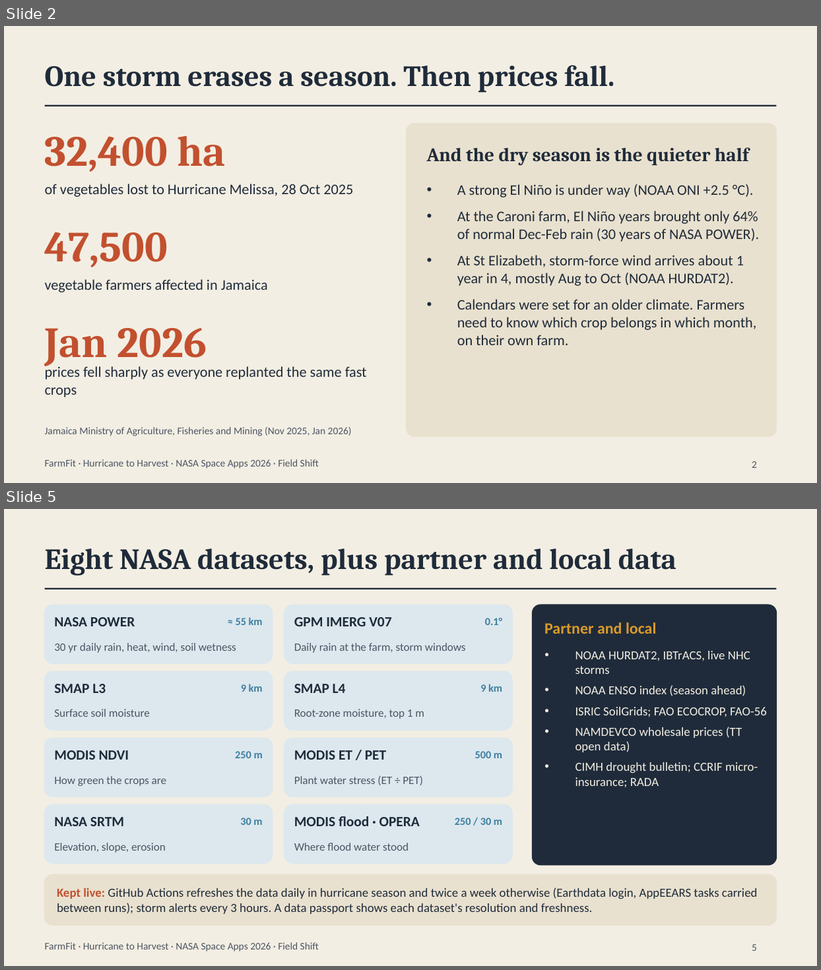
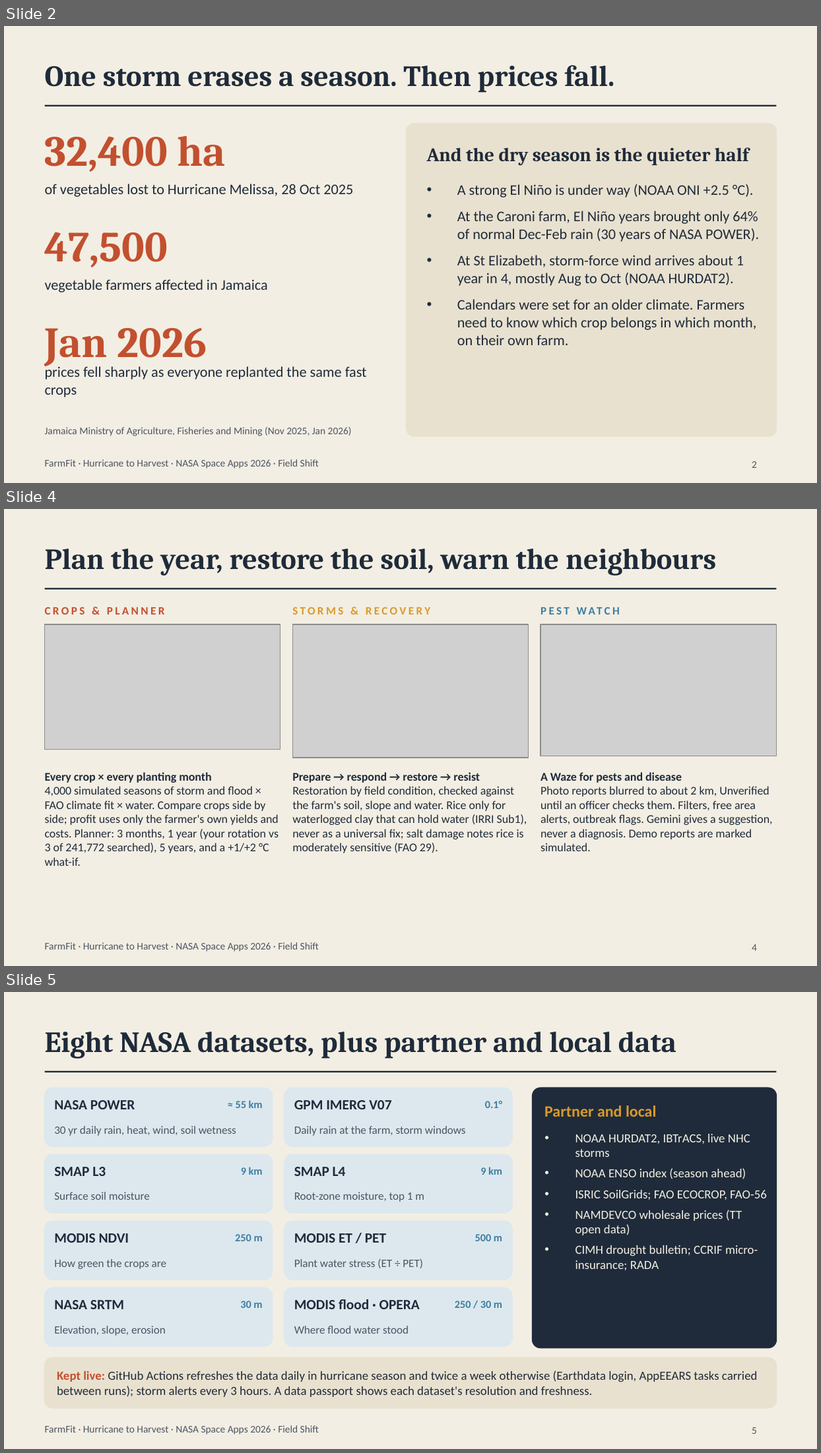
Before and after one commit to keydahknow/FarmFit, a slide deck: docs/FarmFit_Hurricane_to_Harvest.pptx. Shown one above the other, each under a label of ours: slides 2 and 5 before the commit, slides 2, 4 and 5 after it; the slides between them are not shown. The pictures are 821x970 and 821x1453 pixels, drawn with LibreOffice and Linux fonts; fonts in the diff are those of the drawing; grey boxes stand for pictures. Boxes give left, top, right and bottom in pixels: in the first picture for what was removed or moved away, otherwise in the second. Text is boxed around its words. In the diff, an @@ line names an element or a change of style, - is before the commit and + after.

```diff
--- a/docs/FarmFit_Hurricane_to_Harvest.pptx
+++ b/docs/FarmFit_Hurricane_to_Harvest.pptx
@@ slide 4 added at bbox=[4, 509, 817, 966], background #F3EEE3; not listed: 2 template elements that a slide beside it also shows @@
@@ title added at bbox=[45, 549, 716, 576], 26 pt, text #1F2B3A, bold @@
+Plan the year, restore the soil, warn the neighbours
@@ text added at bbox=[45, 607, 165, 615], 10 pt, text #C2502F, bold @@
+CROPS & PLANNER
@@ text added at bbox=[292, 607, 430, 615], 10 pt, text #D99A2B, bold @@
+STORMS & RECOVERY
@@ text added at bbox=[541, 600, 776, 621], 10 pt, text #3F7EA0, bold @@
+PEST WATCH
@@ picture added at bbox=[45, 625, 281, 750] @@
@@ picture added at bbox=[292, 625, 529, 758] @@
@@ picture added at bbox=[541, 625, 776, 757] @@
@@ text added at bbox=[45, 772, 279, 866], 10.5 pt, text #1F2B3A @@
+Every crop × every planting month
+4,000 simulated seasons of storm and flood × FAO climate fit × water. Compare crops side by side; profit uses only the farmer's own yields and costs. Planner: 3 months, 1 year (your rotation vs 3 of 241,772 searched), 5 years, and a +1/+2 °C what-if.
@@ text added at bbox=[292, 772, 527, 854], 10.5 pt, text #1F2B3A @@
+Prepare → respond → restore → resist
+Restoration by field condition, checked against the farm's soil, slope and water. Rice only for waterlogged clay that can hold water (IRRI Sub1), never as a universal fix; salt damage notes rice is moderately sensitive (FAO 29).
@@ text added at bbox=[541, 772, 773, 852], 10.5 pt, text #1F2B3A @@
+A Waze for pests and disease
+Photo reports blurred to about 2 km, Unverified until an officer checks them. Filters, free area alerts, outbreak flags. Gemini gives a suggestion, never a diagnosis. Demo reports are marked simulated.
@@ page number added at bbox=[752, 945, 757, 951], 9 pt, text #4C5563 @@
+4
```
Also in this commit, not shown: 2 slides changed, 1 other slide added, 2 slides removed, 7 other files.
